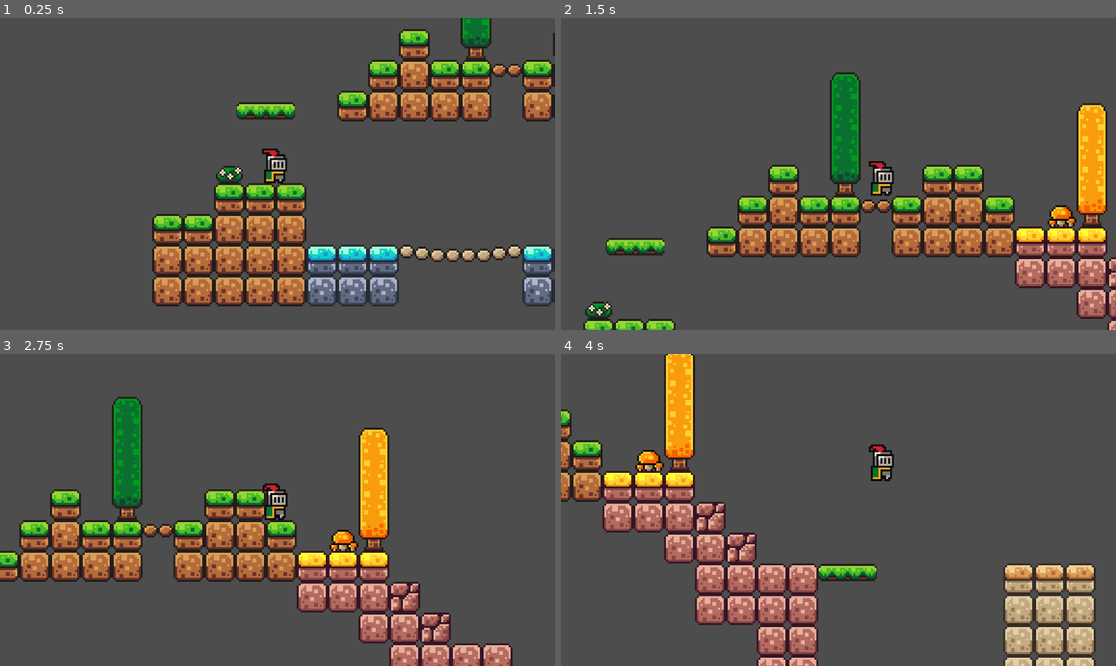
Above: before the commit, frames 1-4 (two rows, left to right).
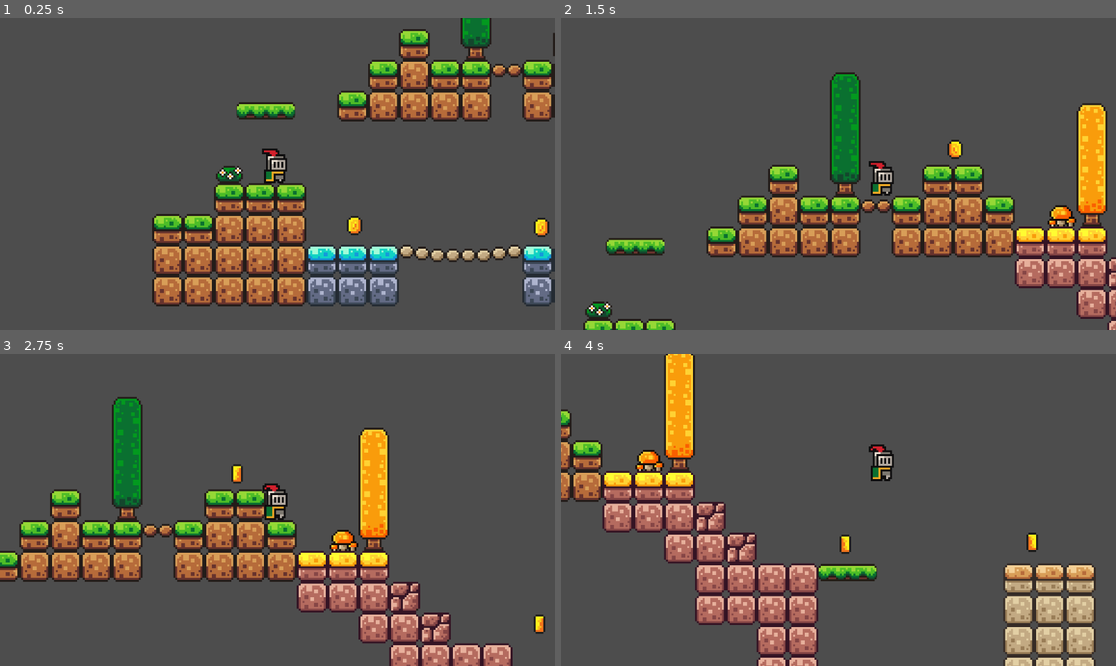
Above: after the commit, the same moments.

Repository: KarlPham/Coin_collector_game
Game: Godot game, scene res://scenes/game.tscn
Two runs of this game, one before a commit and one after it. Both use one fixed random seed, a clock stepped at 60 frames per second and the inputs below.
Inputs:
- Up to frame 1 (0.25 s): no input
- Up to frame 2 (1.5 s): tap Enter (ui_accept) at 0.5, 0.77 s; hold Right (ui_right) from 0.53 s (still down)
- Up to frame 3 (2.75 s): tap Enter (ui_accept) at 1.52 s; release Right (ui_right) at 2.03 s; hold Left (ui_left) from 2.03 s (still down)
- Up to frame 4 (4 s): release Left (ui_left) at 2.78 s; hold Right (ui_right) from 2.78 s (still down); tap Enter (ui_accept) at 3.02, 3.77 s

The runs differ from the first frame. In frame 1, 0.3% of the frame differs, in the area x 62-99%, y 63-71%; in frame 2, 0.1%; in frame 3, 0.2%; in frame 4, 0.2%.

Commit message:
fix: updated coin scene unsaved

Diff:
--- a/scenes/game.tscn
+++ b/scenes/game.tscn
@@ -3,6 +3,7 @@
 [ext_resource type="PackedScene" uid="uid://ckudr8chj1kgo" path="res://scenes/player.tscn" id="1_uwrxv"]
 [ext_resource type="Texture2D" uid="uid://ckwm7iqr41hap" path="res://assets/sprites/world_tileset.png" id="2_yqjtg"]
 [ext_resource type="PackedScene" uid="uid://cgqpg3bl07ghk" path="res://scenes/platform.tscn" id="3_lnu2h"]
+[ext_resource type="PackedScene" uid="uid://cpsebg2lxc8ax" path="res://scenes/coin.tscn" id="4_lbhrr"]
 
 [sub_resource type="TileSetAtlasSource" id="TileSetAtlasSource_lnu2h"]
 texture = ExtResource("2_yqjtg")
@@ -236,3 +237,18 @@
 [node name="AnimationPlayer" type="AnimationPlayer" parent="Platform2" unique_id=2112743939]
 libraries/ = SubResource("AnimationLibrary_iywne")
 autoplay = &"move"
+
+[node name="Coin" parent="." unique_id=1533115120 instance=ExtResource("4_lbhrr")]
+position = Vector2(57, 54)
+
+[node name="Coin2" parent="." unique_id=1811240943 instance=ExtResource("4_lbhrr")]
+position = Vector2(154, 55)
+
+[node name="Coin3" parent="." unique_id=517959835 instance=ExtResource("4_lbhrr")]
+position = Vector2(431, 21)
+
+[node name="Coin4" parent="." unique_id=1722430125 instance=ExtResource("4_lbhrr")]
+position = Vector2(334, 22)
+
+[node name="Coin5" parent="." unique_id=293453856 instance=ExtResource("4_lbhrr")]
+position = Vector2(177, -56)
--- a/scenes/player.tscn
+++ b/scenes/player.tscn
@@ -43,6 +43,7 @@
 radius = 5.0
 
 [node name="Player" type="CharacterBody2D" unique_id=1940537550]
+collision_layer = 2
 script = ExtResource("1_g2els")
 
 [node name="AnimatedSprite2D" type="AnimatedSprite2D" parent="." unique_id=1135669862]
--- /dev/null
+++ b/scripts/coin.gd
@@ -0,0 +1,8 @@
+extends Area2D
+
+
+
+
+
+func _on_body_entered(body: Node2D) -> void:
+	print("+1")# Replace with function body.
Not shown: 1 places in scenes/coin.tscn that only renumber resources
Not shown, added: scripts/coin.gd.uid
